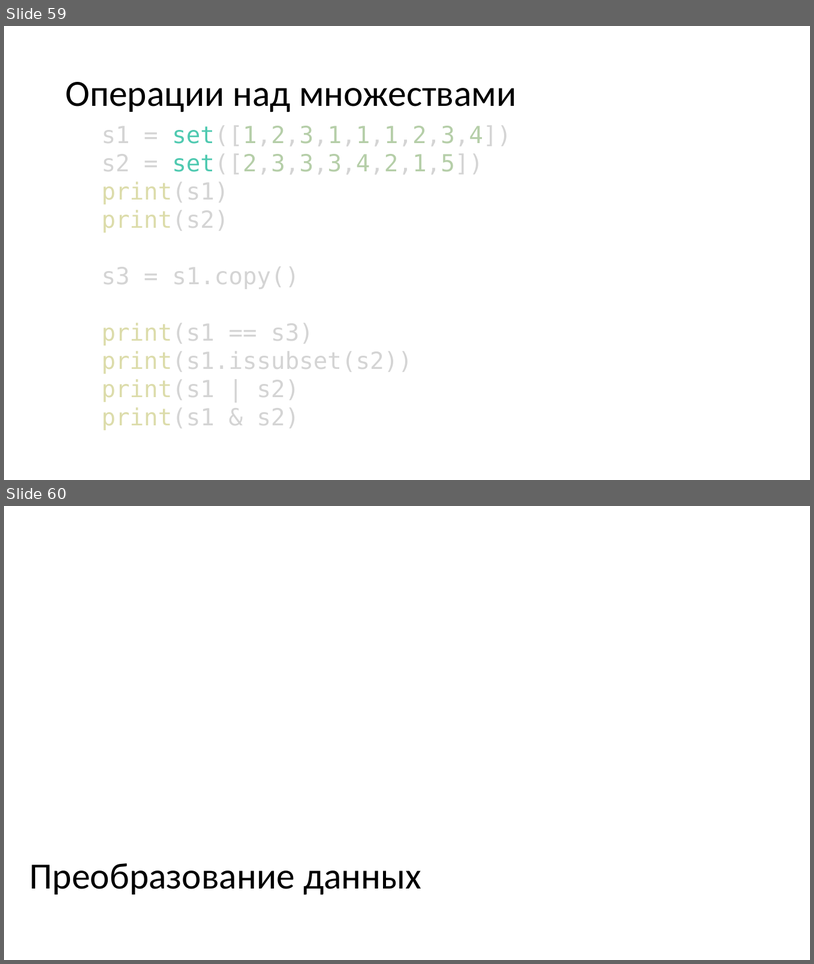
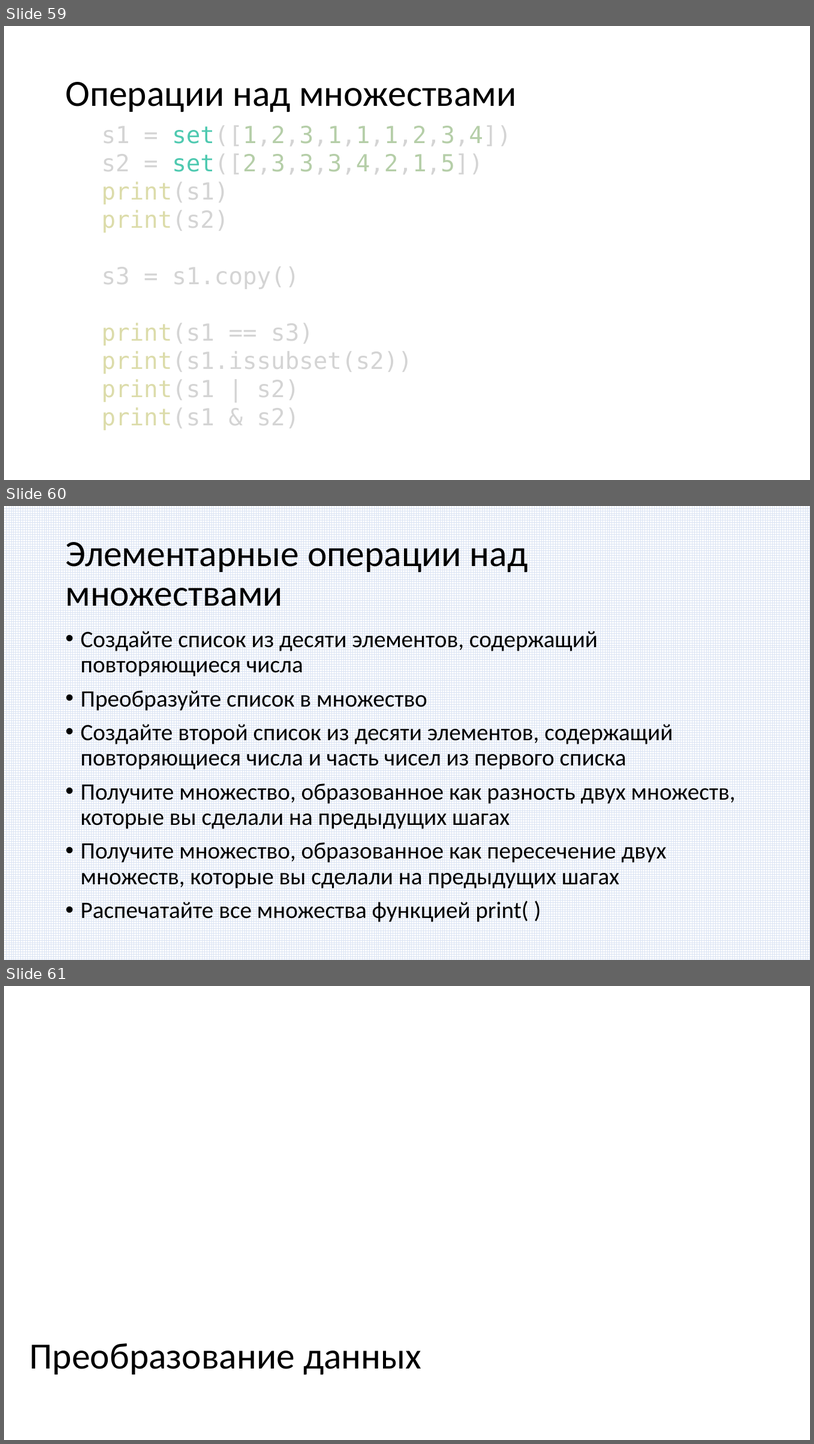
Before and after one commit to paveltsytovich/telegram-course, a slide deck: Presentation/Основы алгоритмизации и программирования.pptx. Shown one above the other, each under a label of ours: slides 59 and 60 before the commit, slides 59, 60 and 61 after it. The pictures are 814x964 and 814x1444 pixels, drawn with LibreOffice and Linux fonts; fonts in the diff are those of the drawing. Boxes give left, top, right and bottom in pixels: in the first picture for what was removed or moved away, otherwise in the second. Text is boxed around its words. In the diff, an @@ line names an element or a change of style, - is before the commit and + after.

```diff
--- a/Presentation/Основы алгоритмизации и программирования.pptx
+++ b/Presentation/Основы алгоритмизации и программирования.pptx
@@ slide 60 added at (x1=4, y1=506, x2=810, y2=960), background #FFFFFF @@
@@ rectangle added at (x1=4, y1=506, x2=810, y2=960), fill pattern #DAE3F3 on #FFFFFF @@
@@ title added at (x1=65, y1=542, x2=528, y2=606), 44 pt, text #000000 @@
+Элементарные операции над множествами
@@ text added at (x1=81, y1=631, x2=736, y2=922), 28 pt, text #000000 @@
+• Создайте список из десяти элементов, содержащий повторяющиеся числа
+• Преобразуйте список в множество
+• Создайте второй список из десяти элементов, содержащий повторяющиеся числа и часть чисел из первого списка
+• Получите множество, образованное как разность двух множеств, которые вы сделали на предыдущих шагах
+• Получите множество, образованное как пересечение двух множеств, которые вы сделали на предыдущих шагах
+• Распечатайте все множества функцией print( )
@@ what was slide 60 is now slide 61 @@
```
Also in this commit, not shown: 1 slide changed, 1 other slide added.
